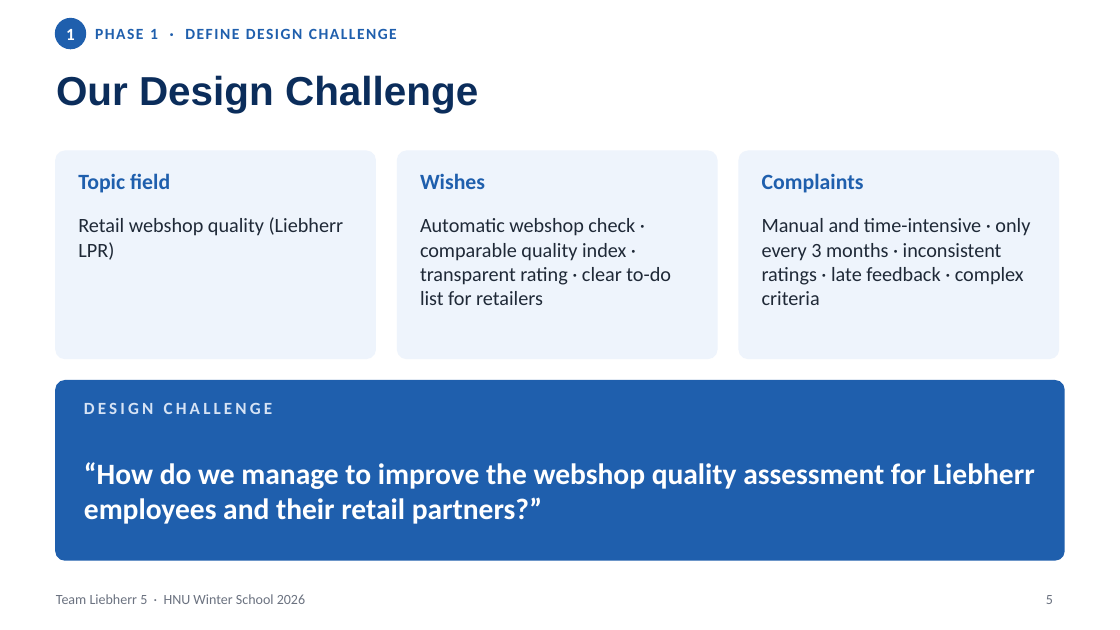
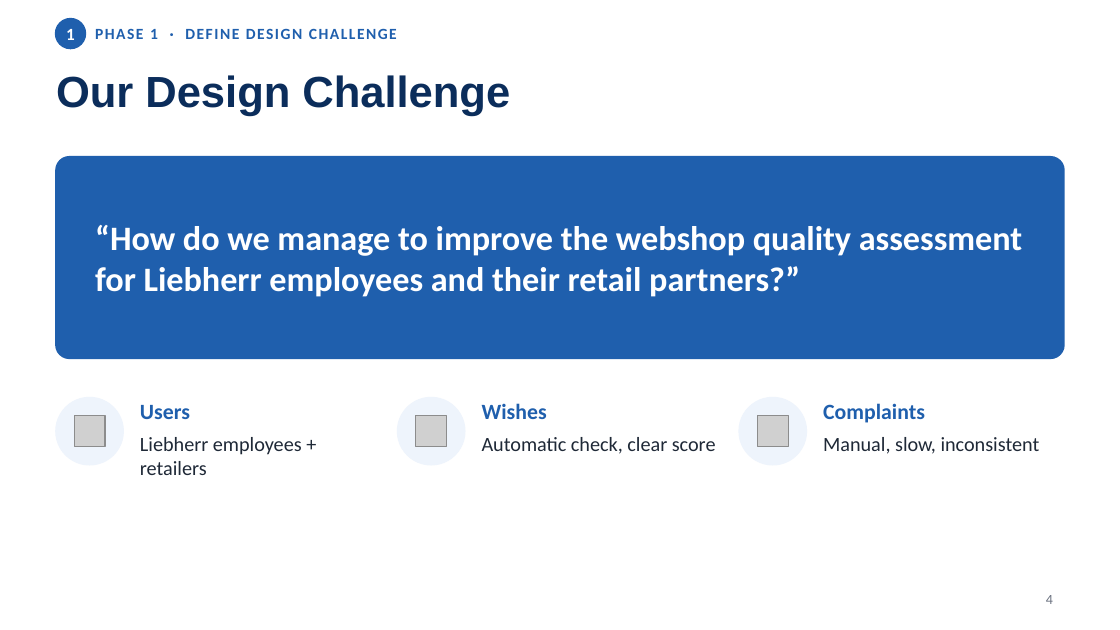
Before and after one commit to niv1999/liebherr-hackathon-2026, a slide deck: slide 4 of Liebherr5_DesignThinking_Journey.pptx (slide 5 before the commit). Drawn at 1120x630 pixels with LibreOffice and Linux fonts; fonts in the diff are those of the drawing; grey boxes stand for pictures. Boxes give left, top, right and bottom in pixels: in the first picture for what was removed or moved away, otherwise in the second. Text is boxed around its words. In the diff, an @@ line names an element or a change of style, - is before the commit and + after.

```diff
--- a/Liebherr5_DesignThinking_Journey.pptx
+++ b/Liebherr5_DesignThinking_Journey.pptx
@@ title "Our Design Challenge" at box(56, 75, 510, 116): size 26 to 28 pt @@
@@ rounded rectangle: place and size @@
-rounded rectangle at box(56, 151, 375, 358)
+rounded rectangle at box(56, 157, 1064, 358)
@@ rounded rectangle at box(56, 157, 1064, 358): fill #EEF4FC to #1F5FAD; outline #EEF4FC 1 pt to #1F5FAD 1 pt; proportions changed @@
@@ text removed at box(78, 173, 170, 193) @@
-Topic field
@@ text "“How do we manage to ...": place and size @@
-text "“How do we manage to ..." at box(84, 462, 1035, 524)
+text "“How do we manage to ..." at box(95, 225, 1022, 297)
@@ text "“How do we manage to ..." at box(95, 225, 1022, 297): size 19 to 22 pt @@
@@ rounded rectangle removed at box(398, 151, 717, 358) @@
@@ rounded rectangle removed at box(739, 151, 1058, 358) @@
@@ text removed at box(78, 217, 344, 260) @@
-Retail webshop quality (Liebherr LPR)
@@ text removed at box(762, 218, 1030, 305) @@
-Manual and time-intensive · only every 3 months · inconsistent ratings · late feedback · complex criteria
@@ rounded rectangle removed at box(56, 381, 1064, 560) @@
@@ ellipse added at box(56, 398, 123, 465), fill #EEF4FC, outline #EEF4FC 1 pt @@
@@ picture added at box(74, 416, 105, 447) @@
@@ text removed at box(84, 403, 273, 414) @@
-DESIGN CHALLENGE
@@ text added at box(140, 405, 190, 419), 14 pt, text #1F5FAD, bold @@
+Users
@@ ellipse added at box(398, 398, 465, 465), fill #EEF4FC, outline #EEF4FC 1 pt @@
@@ picture added at box(416, 416, 447, 447) @@
@@ text "Wishes": place and size @@
-text "Wishes" at box(420, 173, 485, 189)
+text "Wishes" at box(482, 403, 547, 419)
@@ ellipse added at box(739, 398, 806, 465), fill #EEF4FC, outline #EEF4FC 1 pt @@
@@ picture added at box(757, 416, 788, 447) @@
@@ text "Complaints": place and size @@
-text "Complaints" at box(762, 173, 864, 193)
+text "Complaints" at box(823, 403, 925, 423)
@@ text at box(140, 437, 302, 475): text changed @@
-Automatic webshop check · comparable quality index · transparent rating · clear to-do list for retailers
+Liebherr employees + retailers
@@ text added at box(482, 437, 716, 454), 13 pt, text #1F2937 @@
+Automatic check, clear score
@@ text added at box(823, 437, 1040, 454), 13 pt, text #1F2937 @@
+Manual, slow, inconsistent
@@ text removed at box(56, 594, 305, 604) @@
-Team Liebherr 5 · HNU Winter School 2026
@@ page number at box(1046, 595, 1053, 604): text changed @@
-5
+4
```
Also in this commit, not shown: 3 other slides changed, 6 slides added, 11 slides removed, 1 other file.
